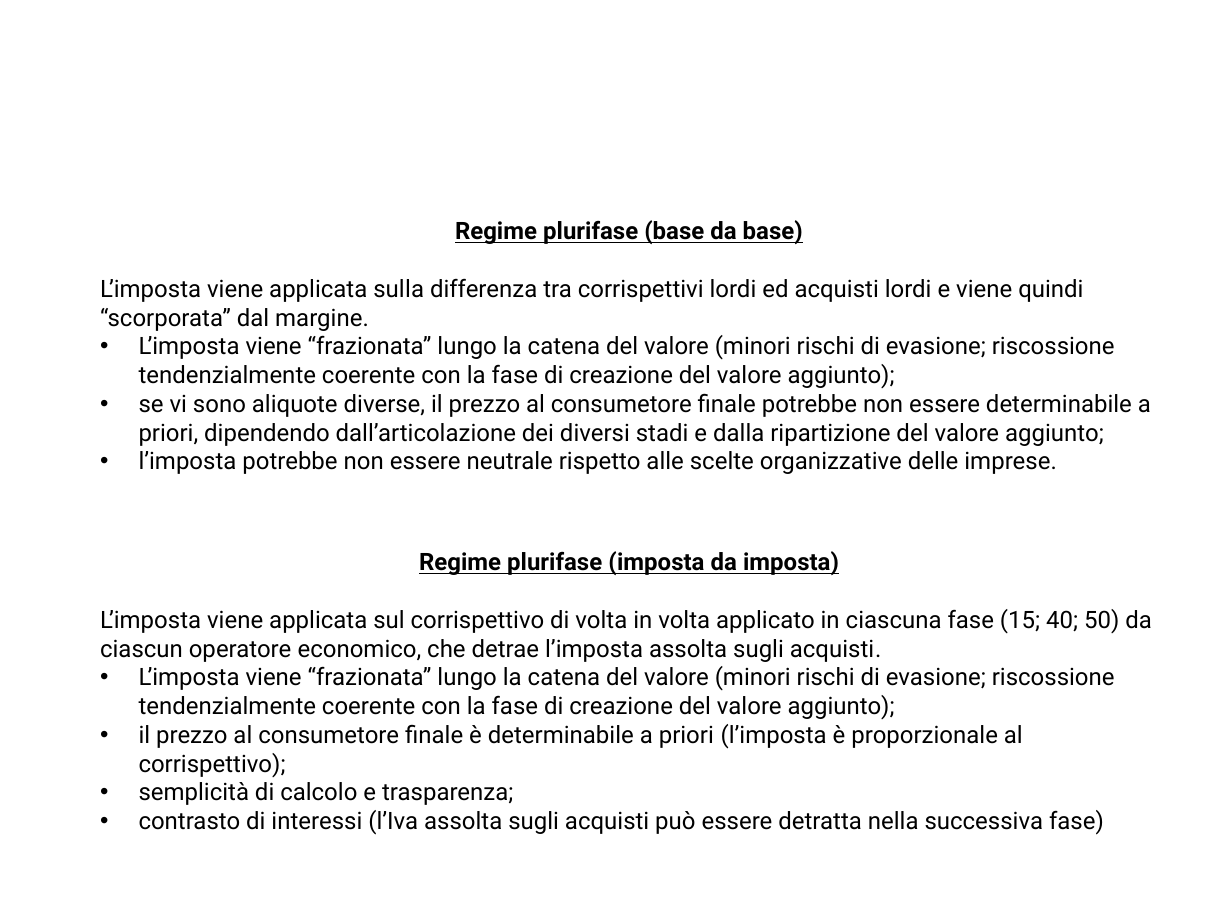
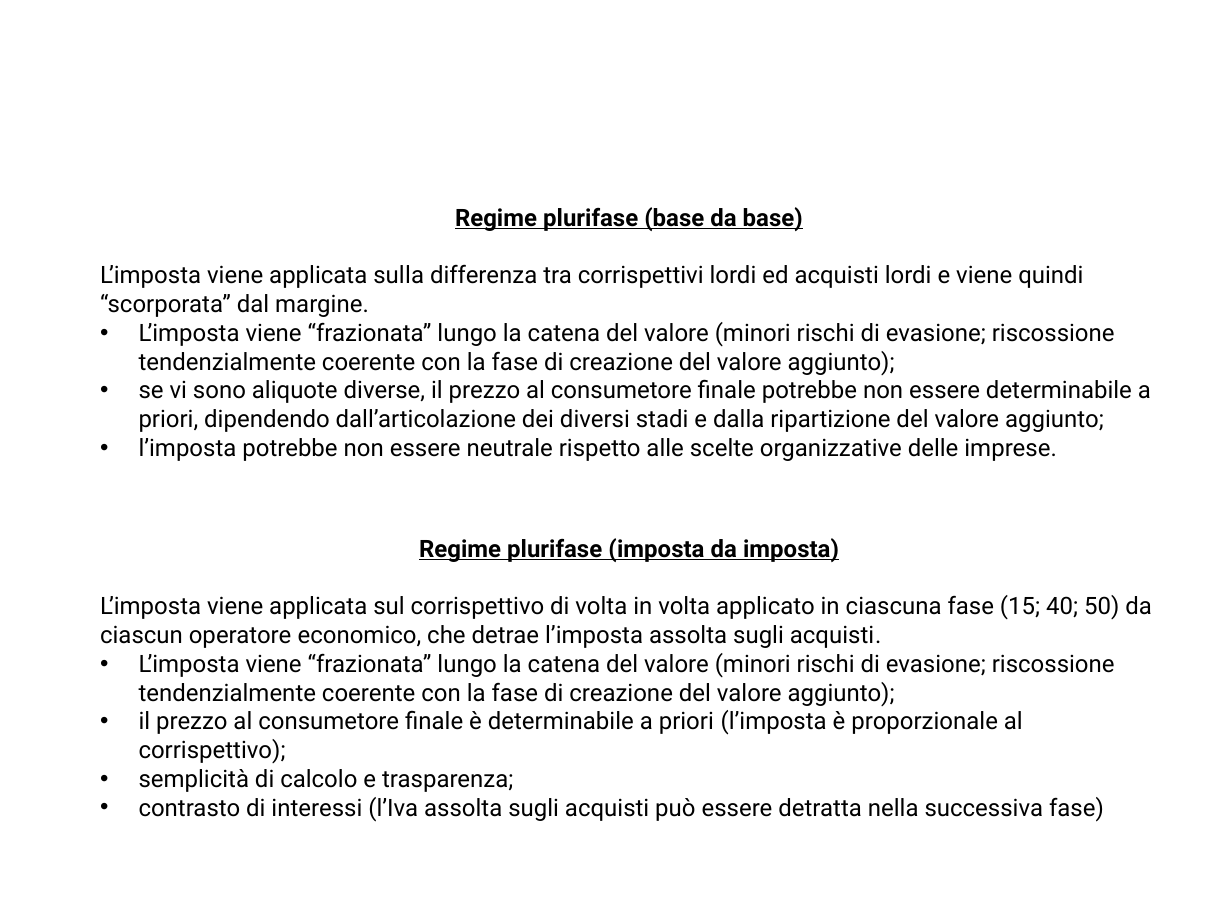
Before and after one commit to fragolab/MDT-lezioni, a slide deck: slide 13 of 2026-06-27/Meccanismo IVA 2026.pptx. Drawn at 1232x924 pixels with LibreOffice and Linux fonts; fonts in the diff are those of the drawing; background and template pictures are left out. Boxes give left, top, right and bottom in pixels: in the first picture for what was removed or moved away, otherwise in the second. Text is boxed around its words. In the diff, an @@ line names an element or a change of style, - is before the commit and + after.

```diff
--- a/2026-06-27/Meccanismo IVA 2026.pptx
+++ b/2026-06-27/Meccanismo IVA 2026.pptx
@@ text "Regime plurifase (base da base)": place and size @@
-text "Regime plurifase (base da base)" at [100, 220, 1152, 835]
+text "Regime plurifase (base da base)" at [100, 207, 1152, 822]
```
Also in this commit, not shown: 2 other slides changed, 3 other files.
